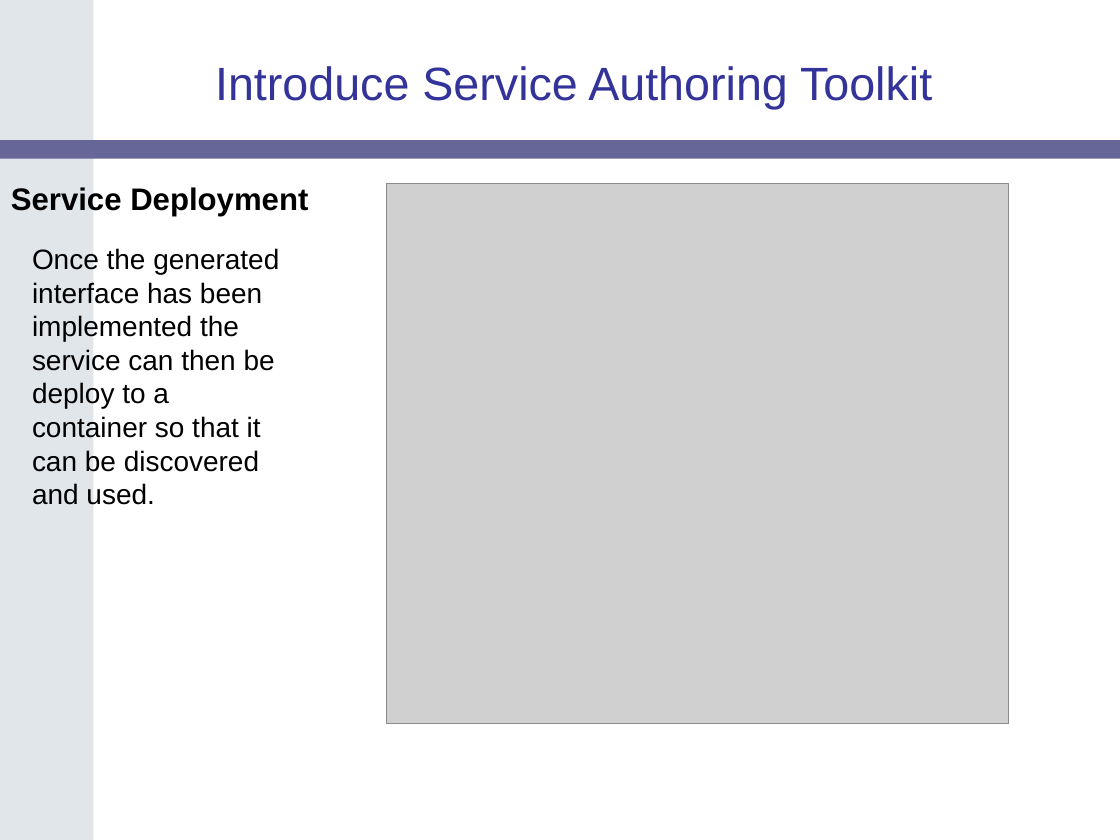
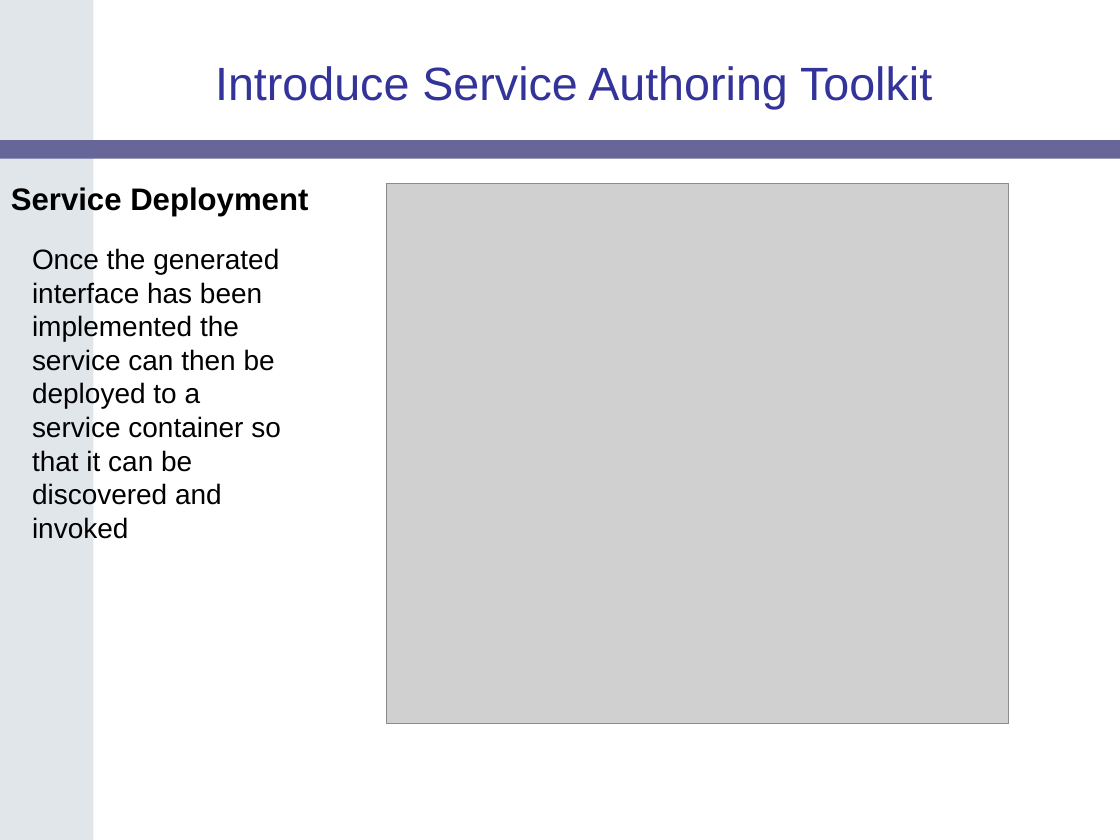
Before and after one commit to NCIP/cagrid-portal, a slide deck: slide 21 of cagrid-1-0/Documentation/presentations/200604_AnnualMeeting/caGrid-1.0-Demo.ppt. Drawn at 1120x840 pixels with LibreOffice and Linux fonts; fonts in the diff are those of the drawing; grey boxes stand for pictures; background and template pictures are left out. Boxes give left, top, right and bottom in pixels: in the first picture for what was removed or moved away, otherwise in the second. Text is boxed around its words. In the diff, an @@ line names an element or a change of style, - is before the commit and + after.

```diff
--- a/cagrid-1-0/Documentation/presentations/200604_AnnualMeeting/caGrid-1.0-Demo.ppt
+++ b/cagrid-1-0/Documentation/presentations/200604_AnnualMeeting/caGrid-1.0-Demo.ppt
@@ text at box(32, 248, 281, 539): text changed @@
-Once the generated interface has been implemented the service can then be deploy to a container so that it can be discovered and used.
+Once the generated interface has been implemented the service can then be deployed to a service container so that it can be discovered and invoked
```
Also in this commit, not shown: 6 other slides changed.
